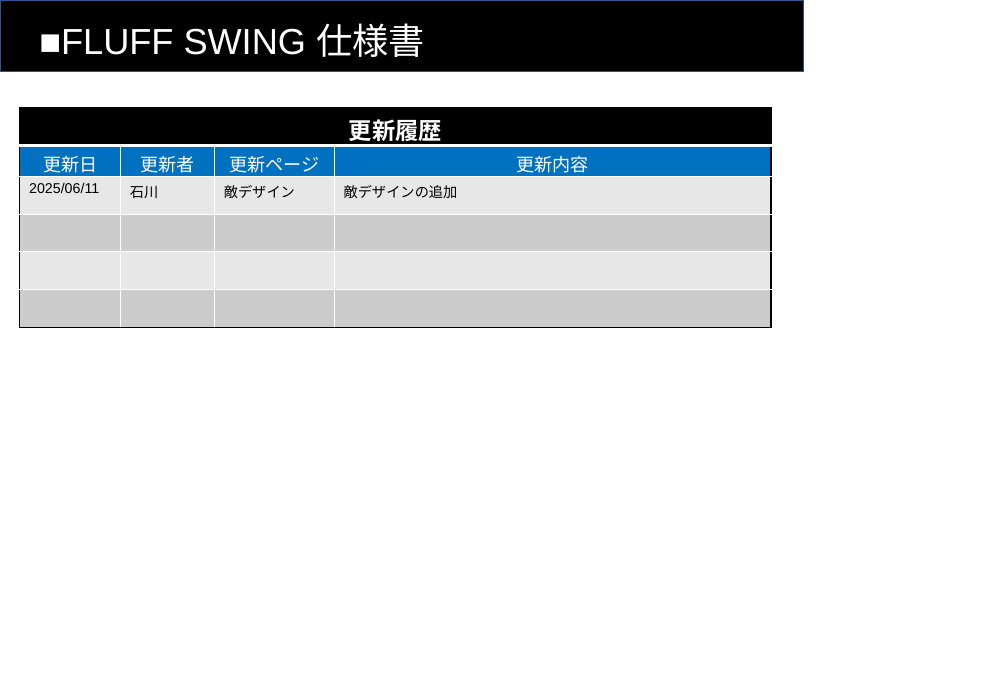
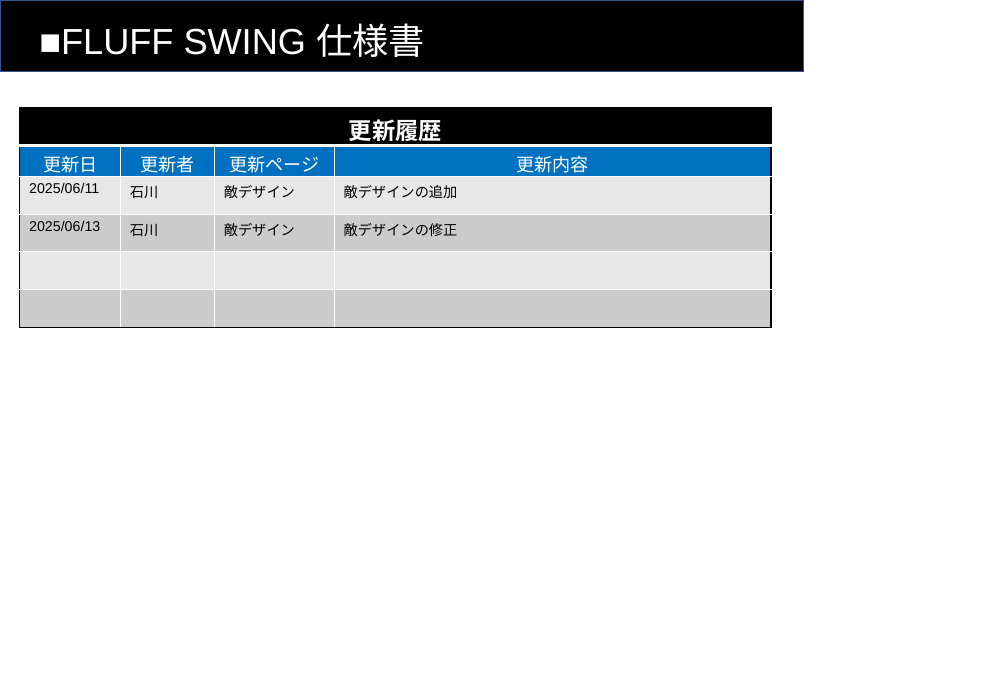
Before and after one commit to Koha58/FLUFF_SWING, a slide deck: slide 2 of Assets/Specs/仕様書.pptx. Drawn at 1008x698 pixels with LibreOffice and Linux fonts; fonts in the diff are those of the drawing. Boxes give left, top, right and bottom in pixels: in the first picture for what was removed or moved away, otherwise in the second. Text is boxed around its words. In the diff, an @@ line names an element or a change of style, - is before the commit and + after.

Commit message:
背景移動のスクリプトを修正。 ゲーム起動後、初めてADキーを押したときに背景が飛んだように見えるのを修正。 仕様書の一部修正。

```diff
--- a/Assets/Specs/仕様書.pptx
+++ b/Assets/Specs/仕様書.pptx
@@ table at [20, 108, 771, 328] @@
+row 4: 2025/06/13 | 石川 | 敵デザイン | 敵デザインの修正
-row 6:  |  |  | 
```
Also in this commit, not shown: 2 other slides changed, 3 other files.
